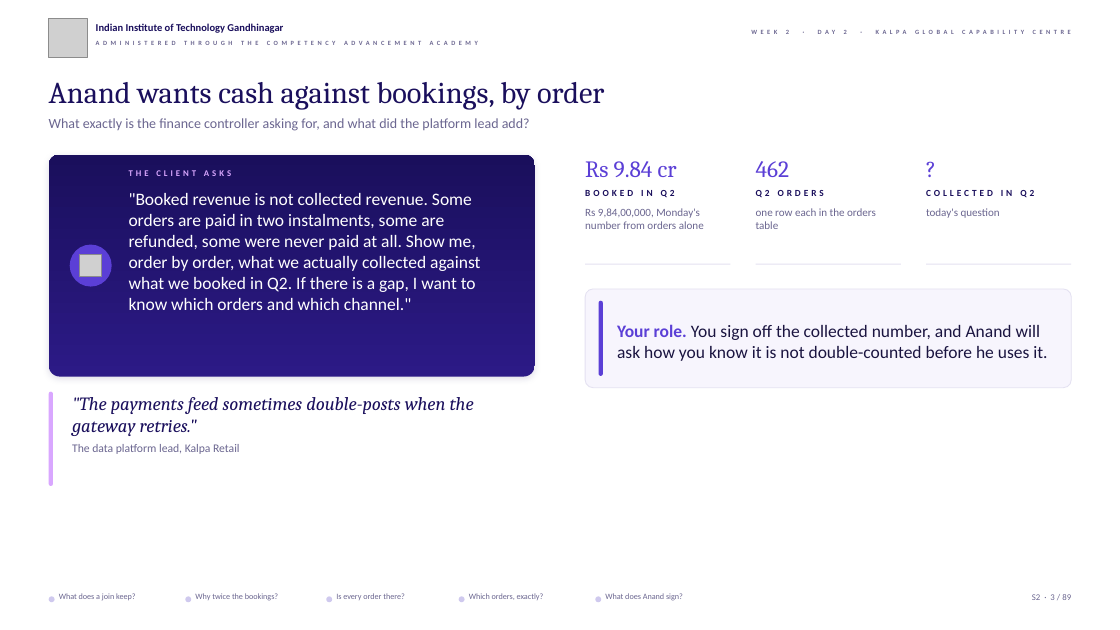
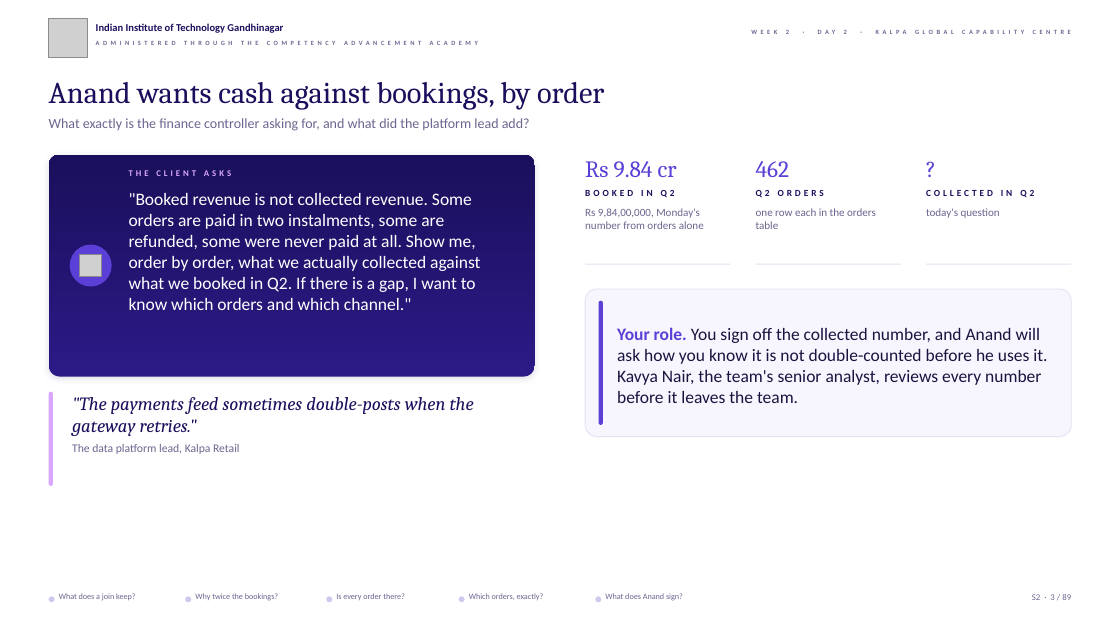
Before and after one commit to fde-academy-lab/c2-content-factory, a slide deck: slide 3 of content/W02/D2/slides/C2_W02_D02_half1_STUDENT.pptx. Drawn at 1120x630 pixels with LibreOffice and Linux fonts; fonts in the diff are those of the drawing; grey boxes stand for pictures; background and template pictures are left out. Boxes give left, top, right and bottom in pixels: in the first picture for what was removed or moved away, otherwise in the second. Text is boxed around its words. In the diff, an @@ line names an element or a change of style, - is before the commit and + after.

```diff
--- a/content/W02/D2/slides/C2_W02_D02_half1_STUDENT.pptx
+++ b/content/W02/D2/slides/C2_W02_D02_half1_STUDENT.pptx
@@ rounded rectangle: place and size @@
-rounded rectangle at (586,289,1072,388)
+rounded rectangle at (586,289,1072,437)
@@ rounded rectangle: place and size @@
-rounded rectangle at (599,301,603,376)
+rounded rectangle at (599,301,603,425)
@@ text at (617,327,1047,403): text changed @@
-Your role. You sign off the collected number, and Anand will ask how you know it is not double-counted before he uses it.
+Your role. You sign off the collected number, and Anand will ask how you know it is not double-counted before he uses it. Kavya Nair, the team's senior analyst, reviews every number before it leaves the team.
```
Also in this commit, not shown: 36 other slides changed, 26 other files.
